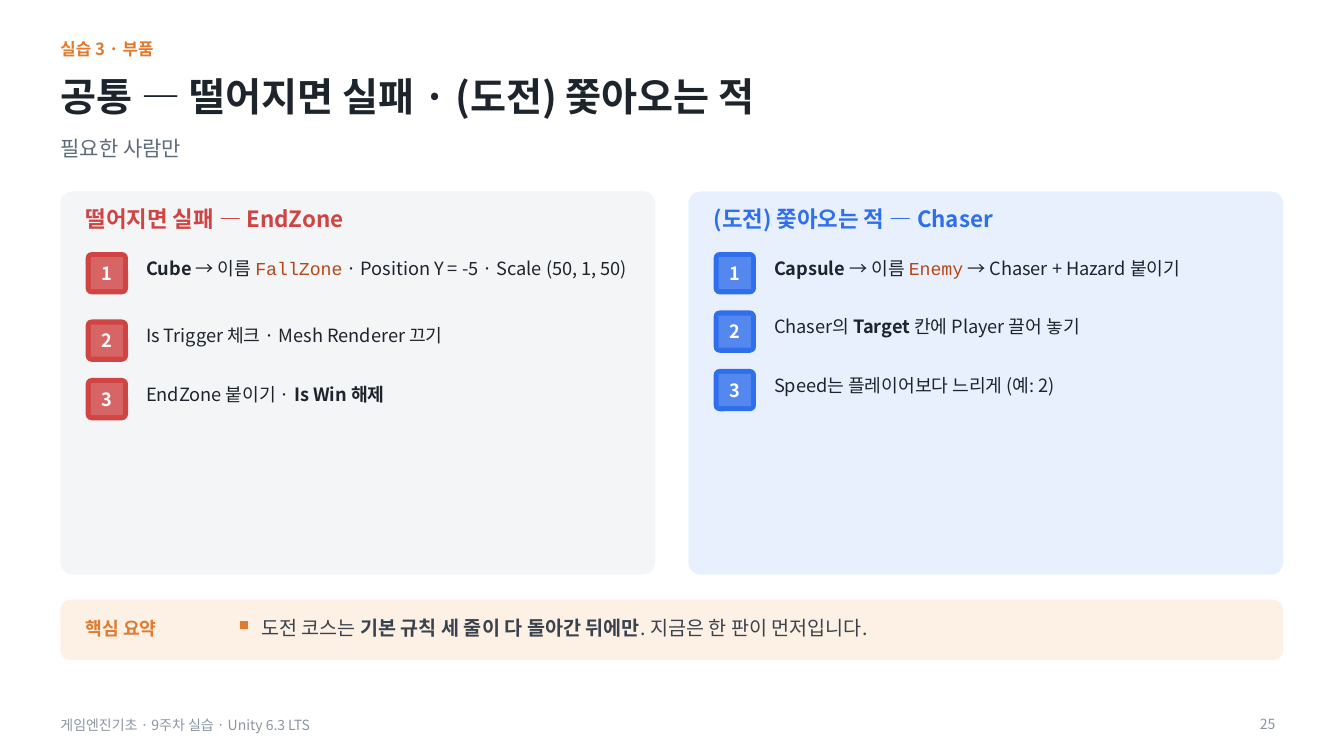
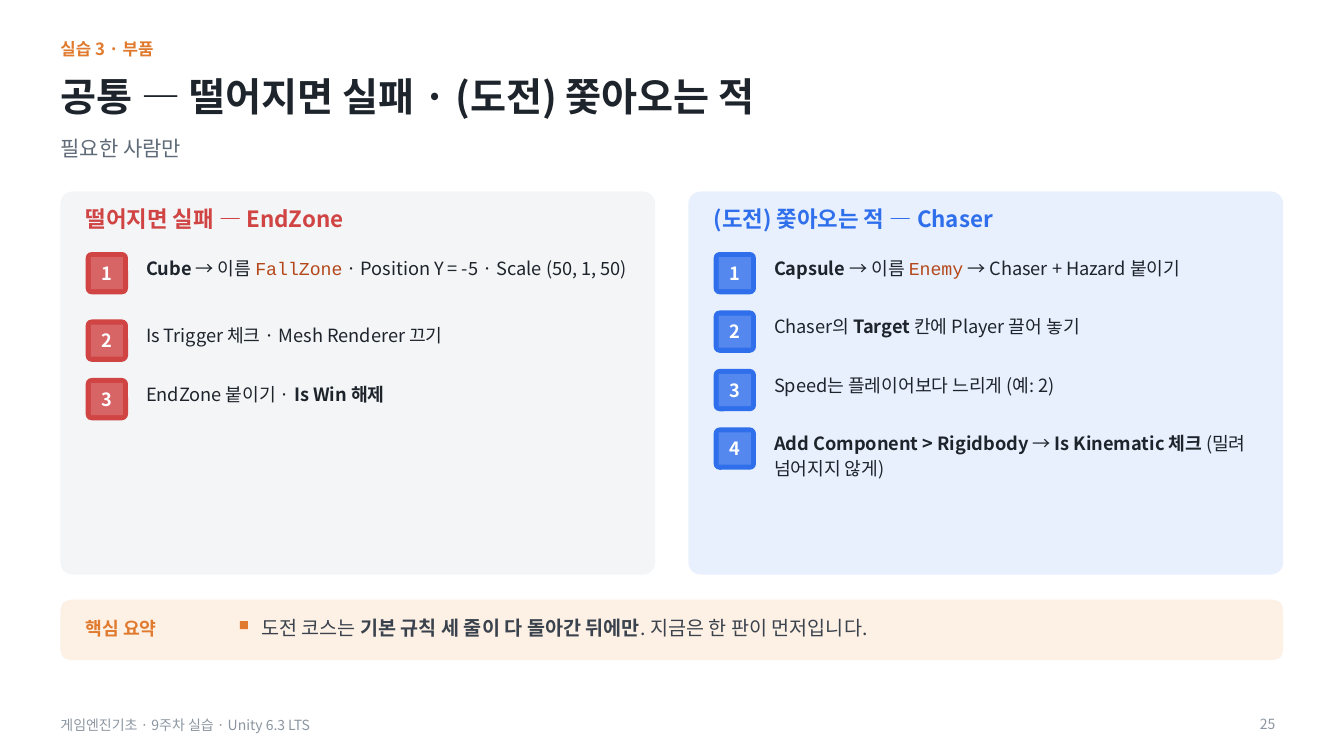
Before and after one commit to iplay-garden/game-engine-basics, a slide deck: slide 25 of 9주차/한국어/게임엔진기초_9주차_오프라인_실습슬라이드.pptx. Drawn at 1344x756 pixels with LibreOffice and Linux fonts; fonts in the diff are those of the drawing. Boxes give left, top, right and bottom in pixels: in the first picture for what was removed or moved away, otherwise in the second. Text is boxed around its words. In the diff, an @@ line names an element or a change of style, - is before the commit and + after.

```diff
--- a/9주차/한국어/게임엔진기초_9주차_오프라인_실습슬라이드.pptx
+++ b/9주차/한국어/게임엔진기초_9주차_오프라인_실습슬라이드.pptx
@@ rounded rectangle added at [714, 427, 756, 470], fill #2F6FEB @@
@@ rectangle added at [719, 433, 751, 465], fill #FFFFFF at 18% opacity @@
@@ text added at [729, 441, 740, 455], 13 pt, text #FFFFFF, bold @@
+4
@@ text added at [774, 434, 1246, 479], 13 pt, text #1E242B, bold @@
+Add Component > Rigidbody → Is Kinematic 체크 (밀려 넘어지지 않게)
```
Also in this commit, not shown: 3 other slides changed, 3 other files.
